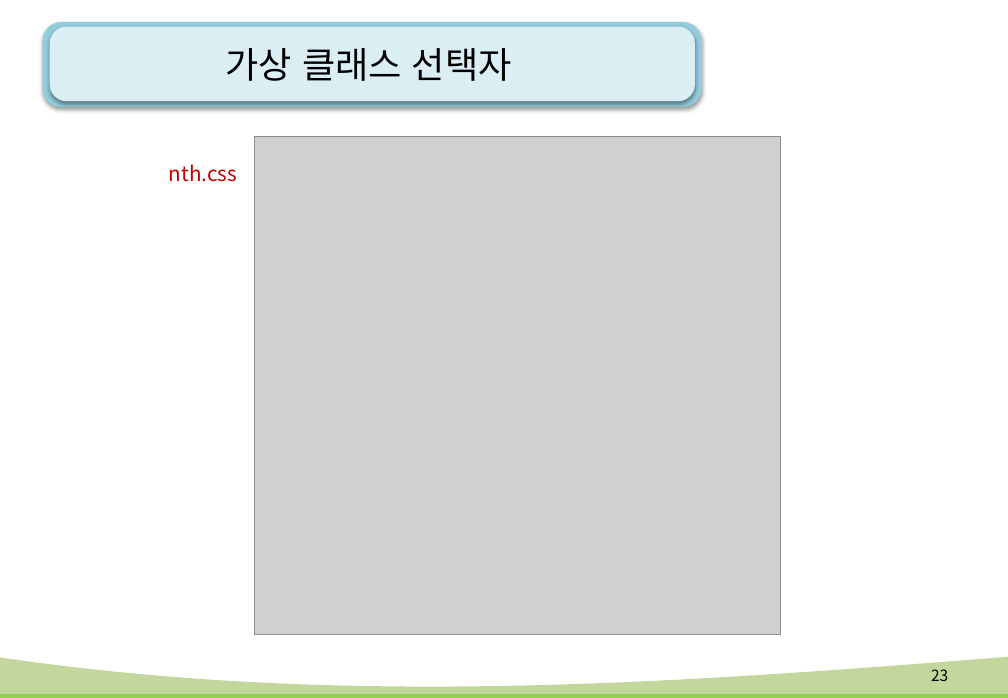
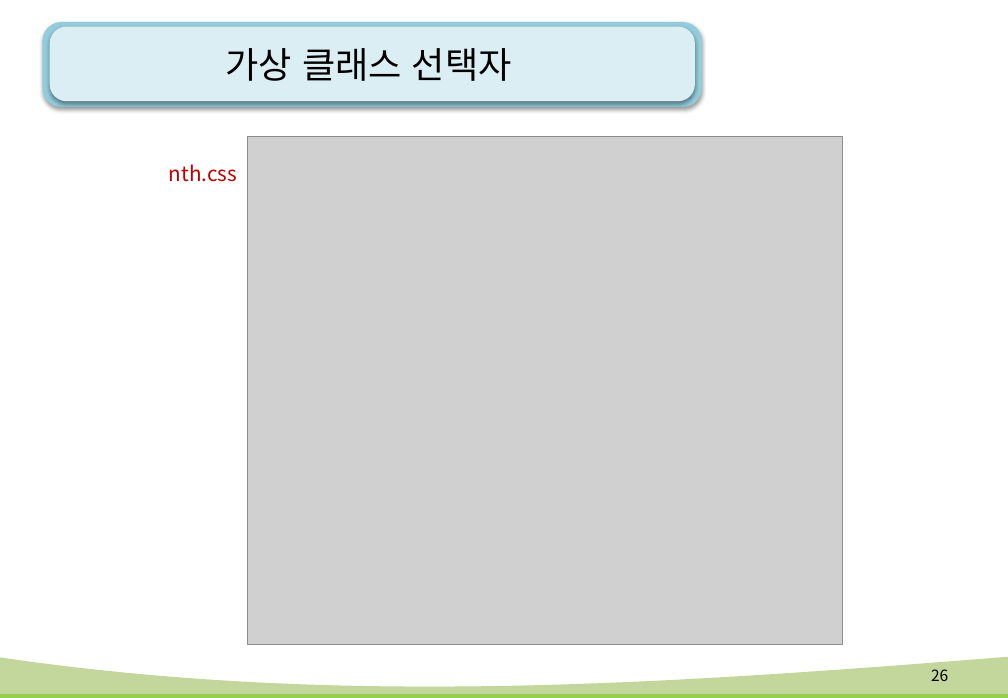
Before and after one commit to kiyongee2/green_project_web, a slide deck: slide 26 of html-css_ppt/9강. css 고급 선택자.pptx (slide 23 before the commit). Drawn at 1008x698 pixels with LibreOffice and Linux fonts; fonts in the diff are those of the drawing; grey boxes stand for pictures; background and template pictures are left out. Boxes give left, top, right and bottom in pixels: in the first picture for what was removed or moved away, otherwise in the second. Text is boxed around its words. In the diff, an @@ line names an element or a change of style, - is before the commit and + after.

```diff
--- a/html-css_ppt/9강. css 고급 선택자.pptx
+++ b/html-css_ppt/9강. css 고급 선택자.pptx
@@ picture: place and size @@
-picture at (255,137,781,635)
+picture at (248,137,842,645)
@@ page number at (931,669,948,681): text changed @@
-23
+26
```
Also in this commit, not shown: 16 other slides changed, 3 slides removed, 33 other files.
